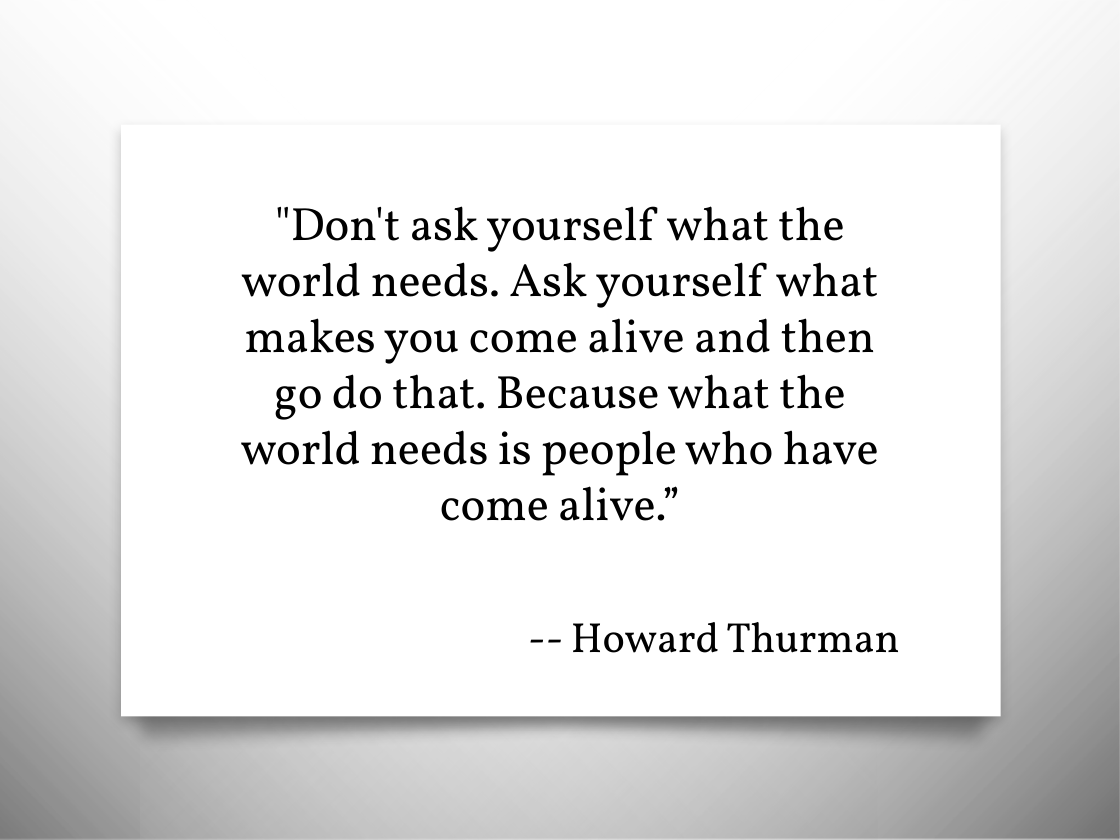
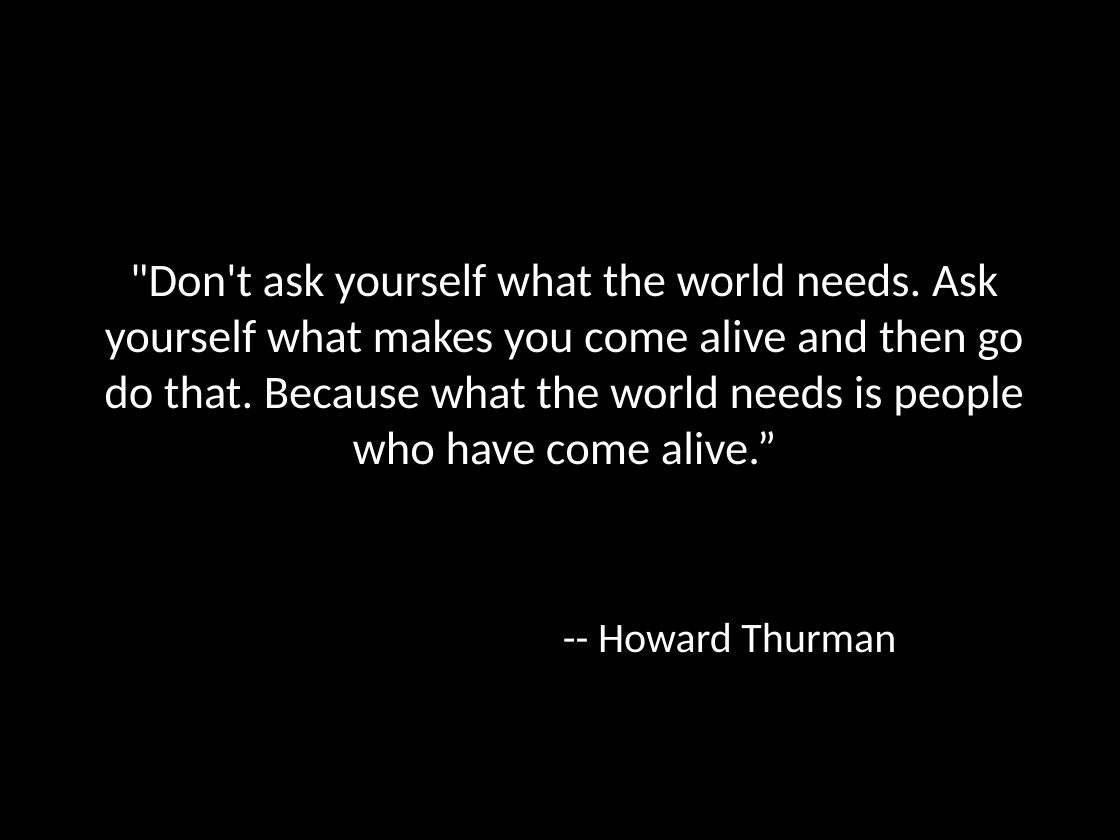
Before and after one commit to JonKruger/the-business-of-you, a slide deck: slide 15 of The Business of You.pptx. Drawn at 1120x840 pixels with LibreOffice and Linux fonts; fonts in the diff are those of the drawing; background and template pictures are left out. Boxes give left, top, right and bottom in pixels: in the first picture for what was removed or moved away, otherwise in the second. Text is boxed around its words. In the diff, an @@ line names an element or a change of style, - is before the commit and + after.

```diff
--- a/The Business of You.pptx
+++ b/The Business of You.pptx
@@ background picture (left out) to #000000 @@
@@ rectangle removed at [0,0,877,840] @@
@@ rectangle removed at [140,0,1120,840] @@
@@ rectangle removed at [121,124,1000,716] @@
@@ title ""Don't ask yourself what the ..." at [104,263,1024,465]: font Vollkorn to Calibri, text colour #000000 to #FFFFFF @@
@@ title ""Don't ask yourself what the ...": place and size @@
-title ""Don't ask yourself what the ..." at [241,206,879,521]
+title ""Don't ask yourself what the ..." at [104,263,1024,465]
@@ text "-- Howard Thurman": place and size @@
-text "-- Howard Thurman" at [571,622,899,653]
+text "-- Howard Thurman" at [598,622,896,653]
@@ text "-- Howard Thurman" at [598,622,896,653]: font Vollkorn to Calibri, text colour #000000 to #FFFFFF @@
@@ freeform shape removed at [110,688,1014,754] @@
```
Also in this commit, not shown: 16 other slides changed, 2 slides added, 2 slides removed, 1 other file.
